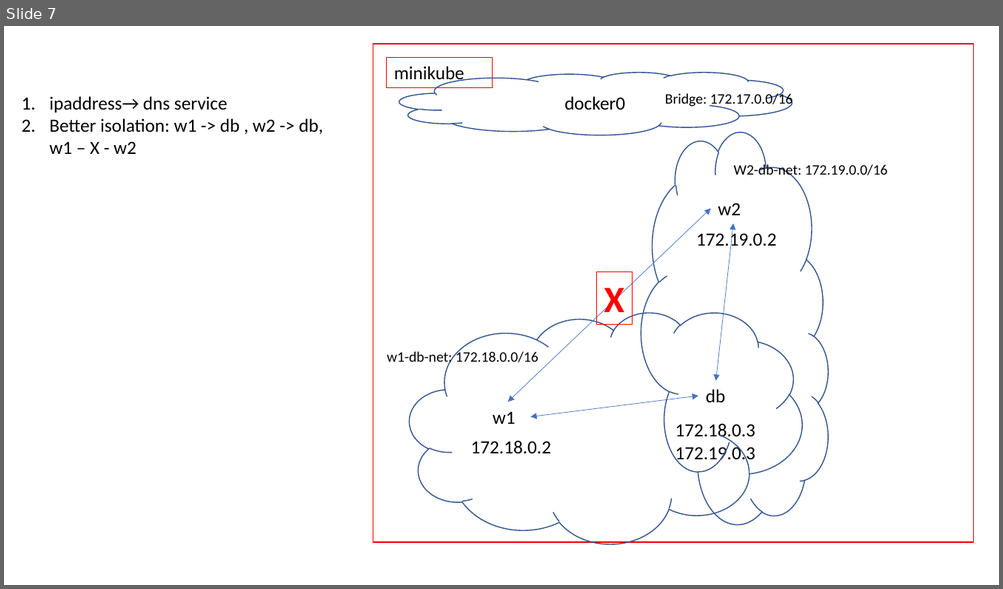
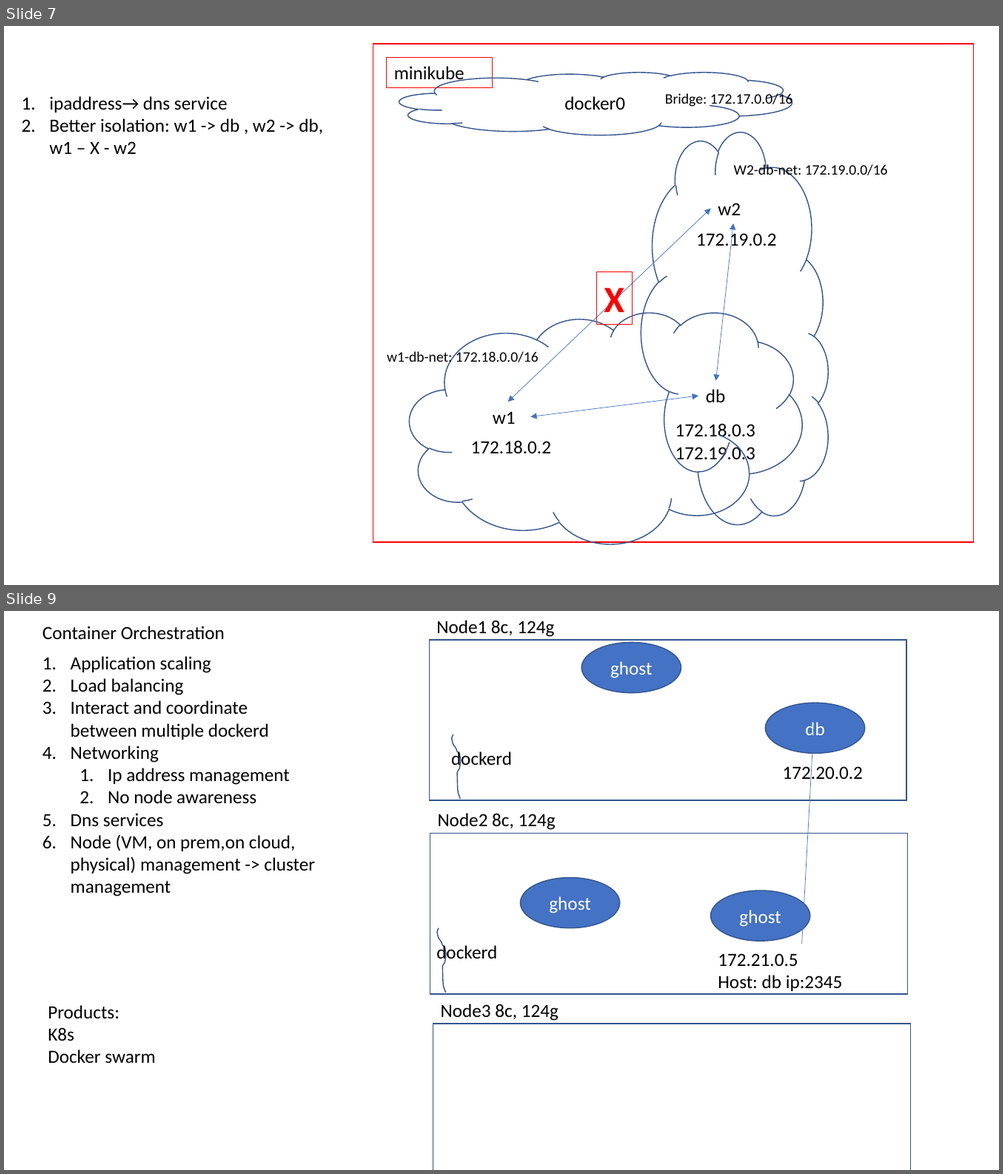
Before and after one commit to AdityaSP/ora-sep16-dock-kube, a slide deck: rough-diag.pptx. Shown one above the other, each under a label of ours: slide 7 before the commit, slides 7 and 9 after it; the slides between them are not shown. The pictures are 1003x589 and 1003x1174 pixels, drawn with LibreOffice and Linux fonts; fonts in the diff are those of the drawing. Boxes give left, top, right and bottom in pixels: in the first picture for what was removed or moved away, otherwise in the second. Text is boxed around its words. In the diff, an @@ line names an element or a change of style, - is before the commit and + after.

```diff
--- a/rough-diag.pptx
+++ b/rough-diag.pptx
@@ slide 9 added at (4,611,999,1170), background #FFFFFF @@
@@ text added at (42,626,225,640), 18 pt, text #000000 @@
+Container Orchestration
@@ text added at (436,620,554,637), 18 pt, text #000000 @@
+Node1 8c, 124g
@@ rectangle added at (430,640,907,801), outline #325491 1 pt @@
@@ ellipse added at (581,642,680,693), fill #4472C4, outline #325491 1 pt, 18 pt, text #FFFFFF @@
+ghost
@@ text added at (71,656,315,897), 18 pt, text #000000 @@
+1. Application scaling
+2. Load balancing
+3. Interact and coordinate between multiple dockerd
+4. Networking
+  1. Ip address management
+  2. No node awareness
+5. Dns services
+6. Node (VM, on prem,on cloud, physical) management -> cluster management
@@ ellipse added at (765,703,865,754), fill #4472C4, outline #325491 1 pt, 18 pt, text #FFFFFF @@
+db
@@ arrow added from (802, 944) to (815, 703), #4472C4 0.5 pt @@
@@ freeform shape added at (452,735,461,799), outline #325491 1 pt @@
@@ text added at (451,750,512,770), 18 pt, text #000000 @@
+dockerd
@@ text added at (782,764,862,784), 18 pt, text #000000 @@
+172.20.0.2
@@ text added at (438,813,555,830), 18 pt, text #000000 @@
+Node2 8c, 124g
@@ rectangle added at (430,833,908,994), outline #325491 1 pt @@
@@ ellipse added at (521,878,620,929), fill #4472C4, outline #325491 1 pt, 18 pt, text #FFFFFF @@
+ghost
@@ ellipse added at (711,891,810,942), fill #4472C4, outline #325491 1 pt, 18 pt, text #FFFFFF @@
+ghost
@@ text added at (436,943,497,963), 18 pt, text #000000 @@
+dockerd
@@ freeform shape added at (437,928,446,992), outline #325491 1 pt @@
@@ text added at (717,954,842,991), 18 pt, text #000000 @@
+172.21.0.5
+Host: db ip:2345
@@ text added at (48,1005,155,1063), 18 pt, text #000000 @@
+Products:
+K8s
+Docker swarm
@@ text added at (441,1004,558,1021), 18 pt, text #000000 @@
+Node3 8c, 124g
@@ rectangle added at (433,1025,910,1170), outline #325491 1 pt @@
```
Also in this commit, not shown: 4 other slides added, 4 other files.
